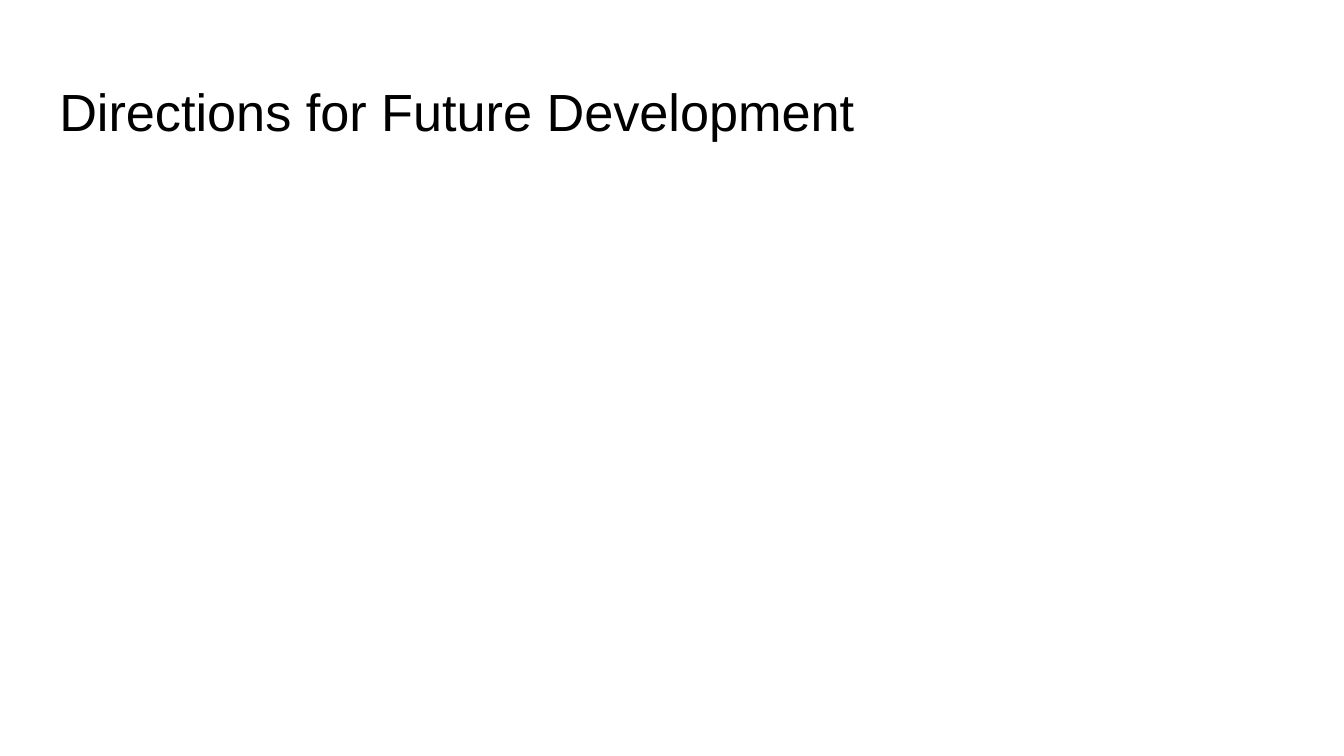
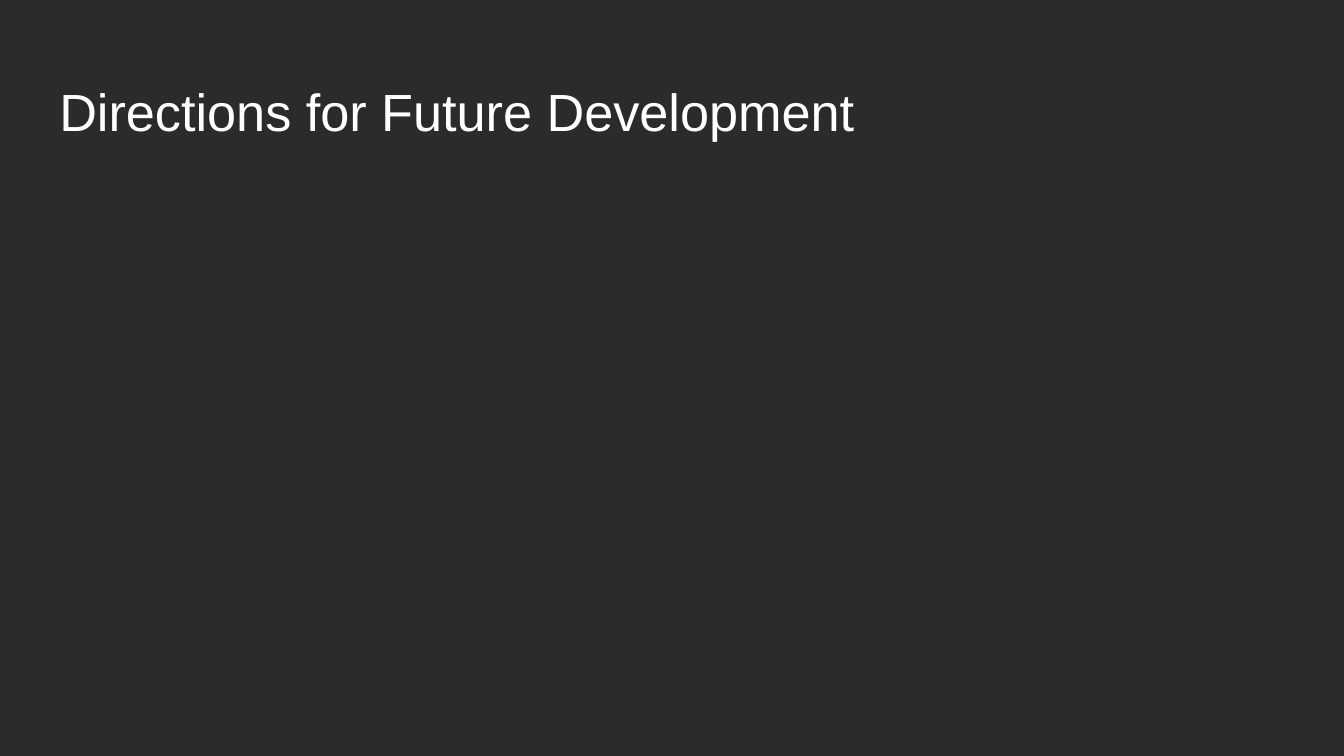
Before and after one commit to rschragger/MAR, a slide deck: slide 9 of project/MAR Project-Presentation.pptx (slide 6 before the commit). Drawn at 1344x756 pixels with LibreOffice and Linux fonts; fonts in the diff are those of the drawing; background and template pictures are left out; a plain dark background stands for a picture behind light text. Boxes give left, top, right and bottom in pixels: in the first picture for what was removed or moved away, otherwise in the second. Text is boxed around its words. In the diff, an @@ line names an element or a change of style, - is before the commit and + after.

```diff
--- a/project/MAR Project-Presentation.pptx
+++ b/project/MAR Project-Presentation.pptx
@@ background #FFFFFF to picture (left out) @@
@@ title "Directions for Future Development" at box(59, 93, 855, 141): text colour #000000 to #FFFFFF @@
```
Also in this commit, not shown: 4 other slides changed, 5 slides added, 2 slides removed.
